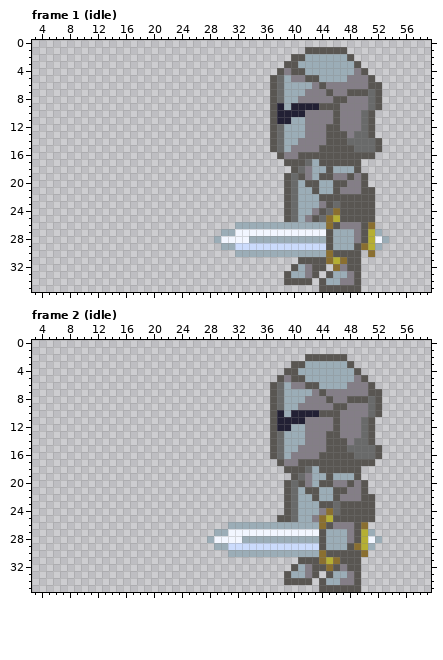
Two versions of one pixel-art file, sprites/knight-final-90x36.ase. That is the earlier state.
90x36 pixels, 11 frames. Shown: frame 1 (idle): x 3..59, y 0..35; frame 2 (idle): x 3..59, y 0..35. The commit also changed other frames, which this record leaves out.
The same view after the edit:
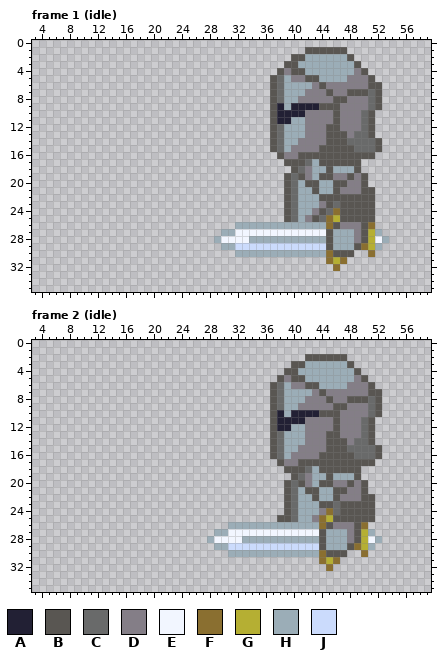
Palette (. is transparent): A #222034  B #595652  C #696a6a  D #847e87  E #f2f6ff  F #8a6f30  G #b5af33  H #9badb7  J #cbdbfc
Commit: Seperate knight sprite into top and bottom half
Edits made:
layer "boot_right" now hidden
layer "boot_left" now hidden
layer "legs" now hidden
--- frame 1 (idle)
@@ x 37..51 @@
 29 JJJJJJJJBHHHBFG
-30 HHHHHHHHFBBBB.F
-31 ....BBBBFGFBB..
-32 ...BHDBB.FDBB..
-33 ..BHHDB.BHHDB..
-34 ..BBBB.BHHDDB..
-35 .......BBBBBB..
+30 HHHHHHHHFBBB..F
+31 ........FGF....
+32 .........F.....
+33 ...............
+34 ...............
+35 ...............
--- frame 2 (idle)
@@ x 37..51 @@
 29 JJJJJJJBHHHBFGH
-30 HHHHHHHFBBBBBF.
-31 ....BBBFGFBBB..
-32 ...BHDBBFBDBB..
-33 ..BHHDB.BHHDB..
-34 ..BBBB.BHHDDB..
-35 .......BBBBBB..
+30 HHHHHHHFBBB..F.
+31 .......FGF.....
+32 ........F......
+33 ...............
+34 ...............
+35 ...............
